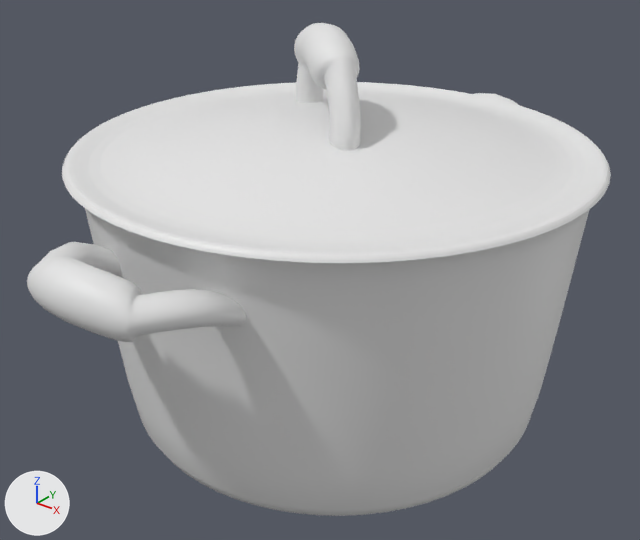
A saved change to the FBX model Assets/Art/3DModels/Kitchen/De_Object_Casserole_fermée.fbx.
Camera for both pictures: a 50 mm camera at (0.718, -0.865, 0.772) aimed at (0.017, 0.012, 0.228). The lights are fixed; the arrows at lower left show +X, +Y and +Z. Where no turn or scale is listed for an object, it has been applied to the vertices.

Names of what the first picture shows: '1 - Casserole', '1 - Poignées', '1- Couvercle'.
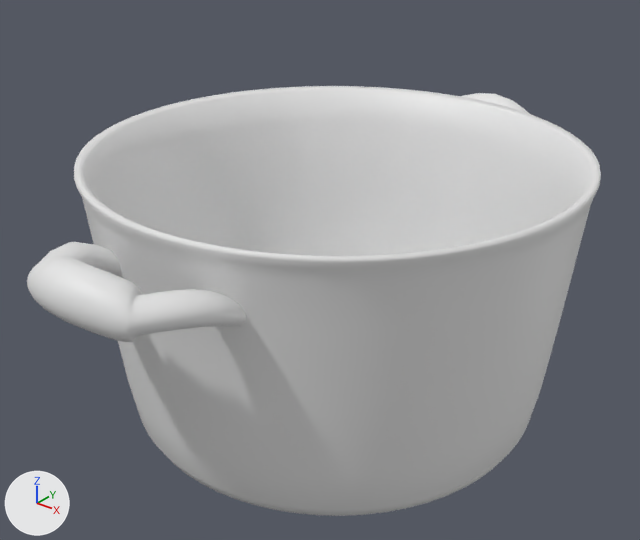
Edits to the bpy script that builds the scene:
```text
Remove ob_1__couvercle:
    ob_1__couvercle = bpy.data.objects.new('1- Couvercle', me_mesh_003)
    ob_1__couvercle.location = (0.002, -0.282, 0.281)
```

Pixel boxes [x1, y1, x2, y2] of what changed, in the pictures (640 x 540 px):
'1- Couvercle', deleted: before [62, 23, 611, 263]
